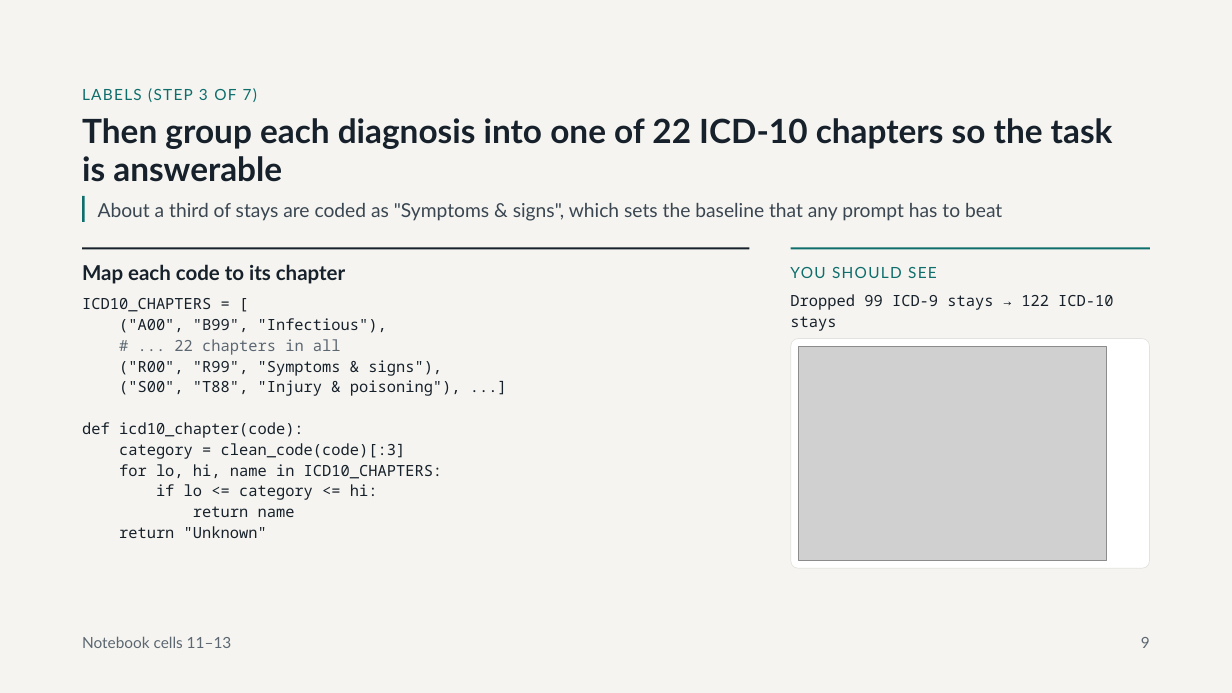
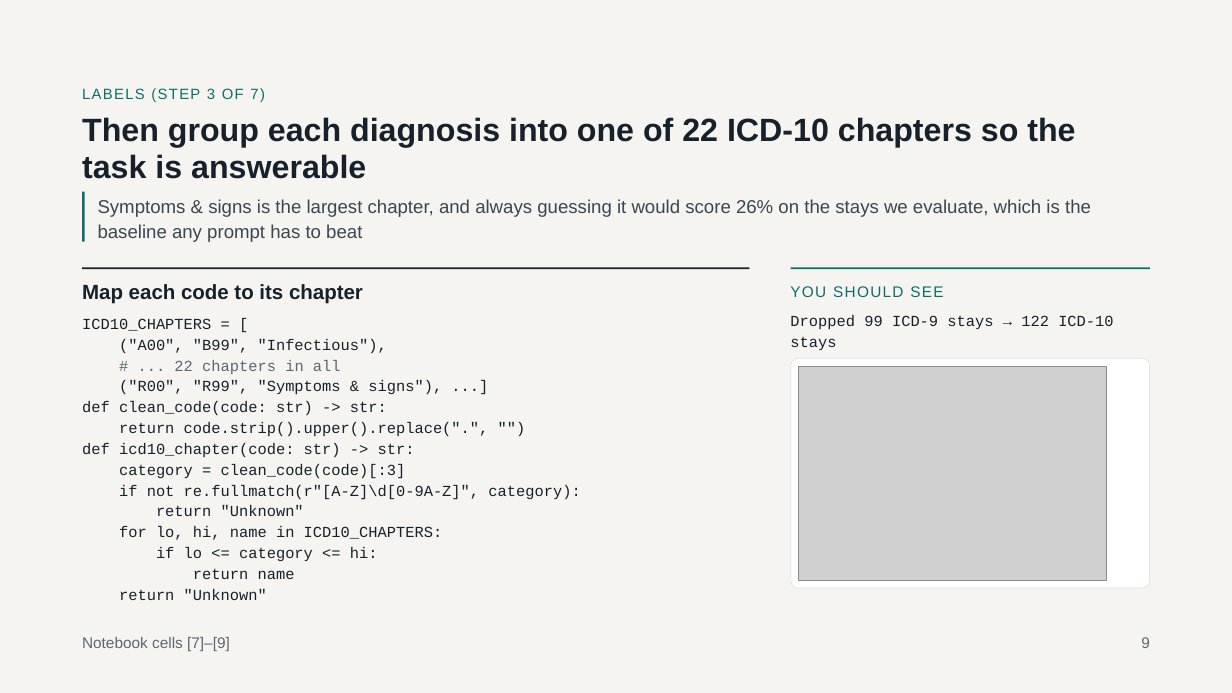
Before and after one commit to bja2376/triage-llm-tutorial, a slide deck: slide 9 of Classifying ED Visits with an LLM.pptx. Drawn at 1232x693 pixels with LibreOffice and Linux fonts; fonts in the diff are those of the drawing; grey boxes stand for pictures. Boxes give left, top, right and bottom in pixels: in the first picture for what was removed or moved away, otherwise in the second. Text is boxed around its words. In the diff, an @@ line names an element or a change of style, - is before the commit and + after.

```diff
--- a/Classifying ED Visits with an LLM.pptx
+++ b/Classifying ED Visits with an LLM.pptx
@@ text "LABELS (STEP 3 OF 7)" at (x1=82, y1=88, x2=265, y2=102): size 12 to 11.6 pt, font Lato to Arial; line spacing 16.8pt to 16.2pt @@
@@ title "Then group each diagnosis into ..." at (x1=82, y1=117, x2=1075, y2=179): size 26 to 25.1 pt, font Lato to Arial; line spacing 29.9pt to 28.9pt @@
@@ line moved from (83, 196) - (83, 222) to (83, 192) - (83, 241) @@
@@ text at (x1=98, y1=199, x2=1091, y2=242): text changed; size 15 to 14.5 pt; font Lato to Arial @@
-About a third of stays are coded as "Symptoms & signs", which sets the baseline that any prompt has to beat
+Symptoms & signs is the largest chapter, and always guessing it would score 26% on the stays we evaluate, which is the baseline any prompt has to beat
@@ font Lato to Arial in 3 elements at (x1=1141, y1=637, x2=1150, y2=648), (x1=82, y1=284, x2=363, y2=304), (x1=790, y1=286, x2=943, y2=297) @@
@@ text at (x1=82, y1=318, x2=443, y2=600): font Noto Sans Mono to Courier New in "ICD10_CHAPTERS = [", "("A00", "B99", "Infectious"),", "# ... 22 chapters in all", "category = clean_code(code)[:3]" and 4 more places @@
@@ text "ICD10_CHAPTERS = [" moved from (x1=82, y1=298, x2=461, y2=538) to (x1=82, y1=318, x2=580, y2=600) @@
@@ text "Dropped 99 ICD-9 stays → ..." at (x1=790, y1=315, x2=1113, y2=350): font Noto Sans Mono to Courier New @@
@@ 3 texts, 2 lines, 1 picture, 1 rounded rectangle moved together from (x1=82, y1=249, x2=1150, y2=568) to (x1=82, y1=268, x2=1150, y2=589) @@
@@ text at (x1=82, y1=380, x2=489, y2=458): text changed; font Noto Sans Mono to Courier New @@
-("R00", "R99", "Symptoms & signs"),
-("S00", "T88", "Injury & poisoning"), ...]
-def icd10_chapter(code):
+("R00", "R99", "Symptoms & signs"), ...]
+def clean_code(code: str) -> str:
+return code.strip().upper().replace(".", "")
+def icd10_chapter(code: str) -> str:
@@ text at (x1=119, y1=485, x2=580, y2=516): paragraphs added @@
+if not re.fullmatch(r"[A-Z]\d[0-9A-Z]", category):
+return "Unknown"
@@ text at (x1=82, y1=637, x2=230, y2=651): text changed; font Lato to Arial @@
-Notebook cells 11–13
+Notebook cells [7]–[9]
```
Also in this commit, not shown: 18 other slides changed.
